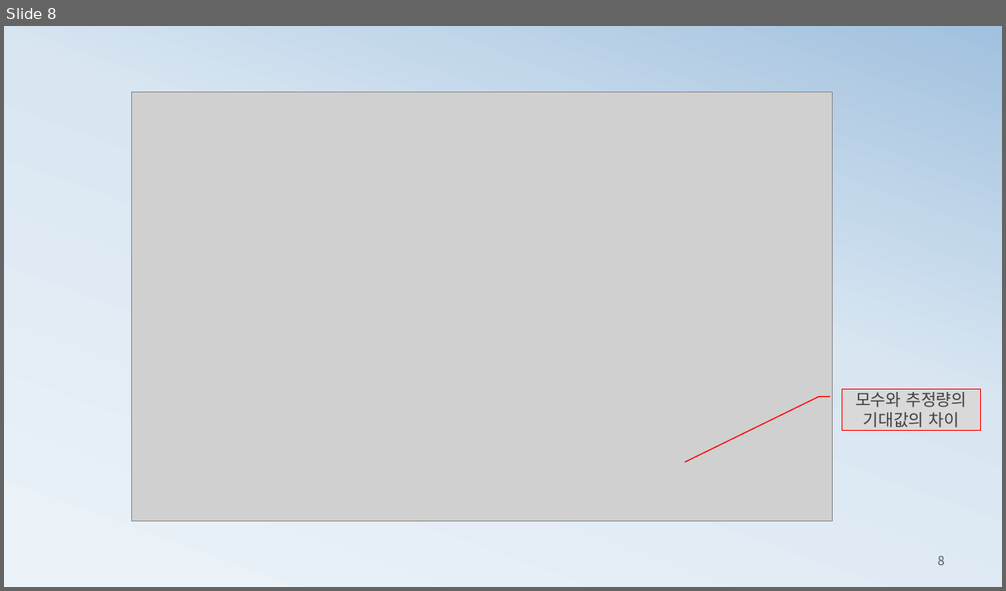
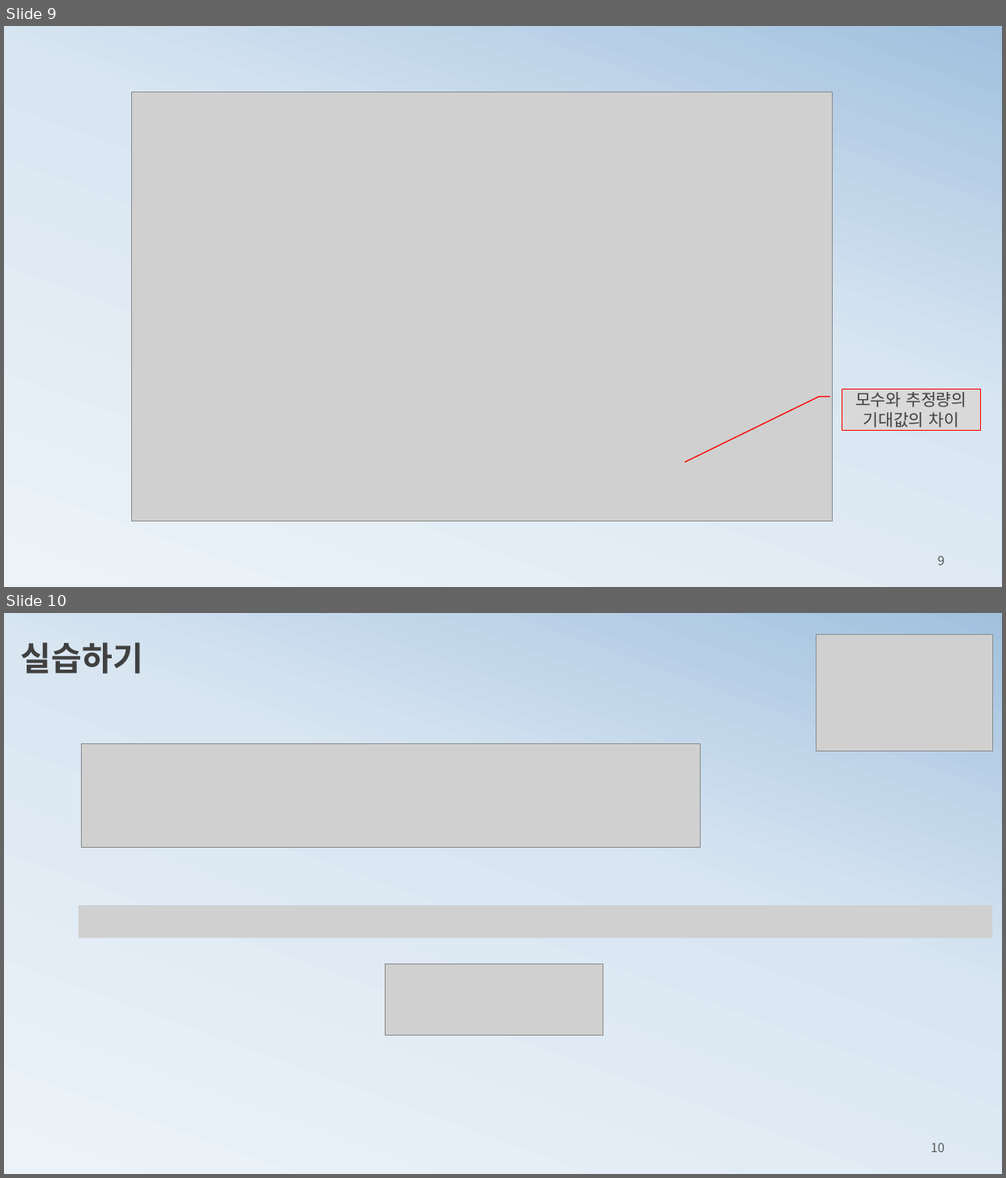
Before and after one commit to ancestor9/mathematics-for-machine-learning, a slide deck: 4_Estimation.pptx. Shown one above the other, each under a label of ours: slide 8 before the commit, slides 9 and 10 after it. The pictures are 1006x591 and 1006x1178 pixels, drawn with LibreOffice and Linux fonts; fonts in the diff are those of the drawing; grey boxes stand for pictures. Boxes give left, top, right and bottom in pixels: in the first picture for what was removed or moved away, otherwise in the second. Text is boxed around its words. In the diff, an @@ line names an element or a change of style, - is before the commit and + after.

```diff
--- a/4_Estimation.pptx
+++ b/4_Estimation.pptx
@@ slide 10 added at (x1=4, y1=613, x2=1002, y2=1174), background gradient #ECF3F8 to #D9E6F2 to #A1C1DE @@
@@ picture added at (x1=816, y1=635, x2=992, y2=752) @@
@@ text added at (x1=21, y1=642, x2=143, y2=674), 32 pt, text #404040, bold @@
+실습하기
@@ picture added at (x1=81, y1=744, x2=701, y2=847) @@
@@ picture added at (x1=79, y1=905, x2=993, y2=939) @@
@@ picture added at (x1=385, y1=964, x2=603, y2=1035) @@
@@ page number added at (x1=931, y1=1143, x2=944, y2=1152), 12 pt, text #595959 @@
+10
@@ what was slide 8 is now slide 9 @@
@@ page number at (x1=938, y1=556, x2=945, y2=565): text changed @@
-8
+9
```
Also in this commit, not shown: 9 slides changed, 10 other slides added, 7 slides removed.
